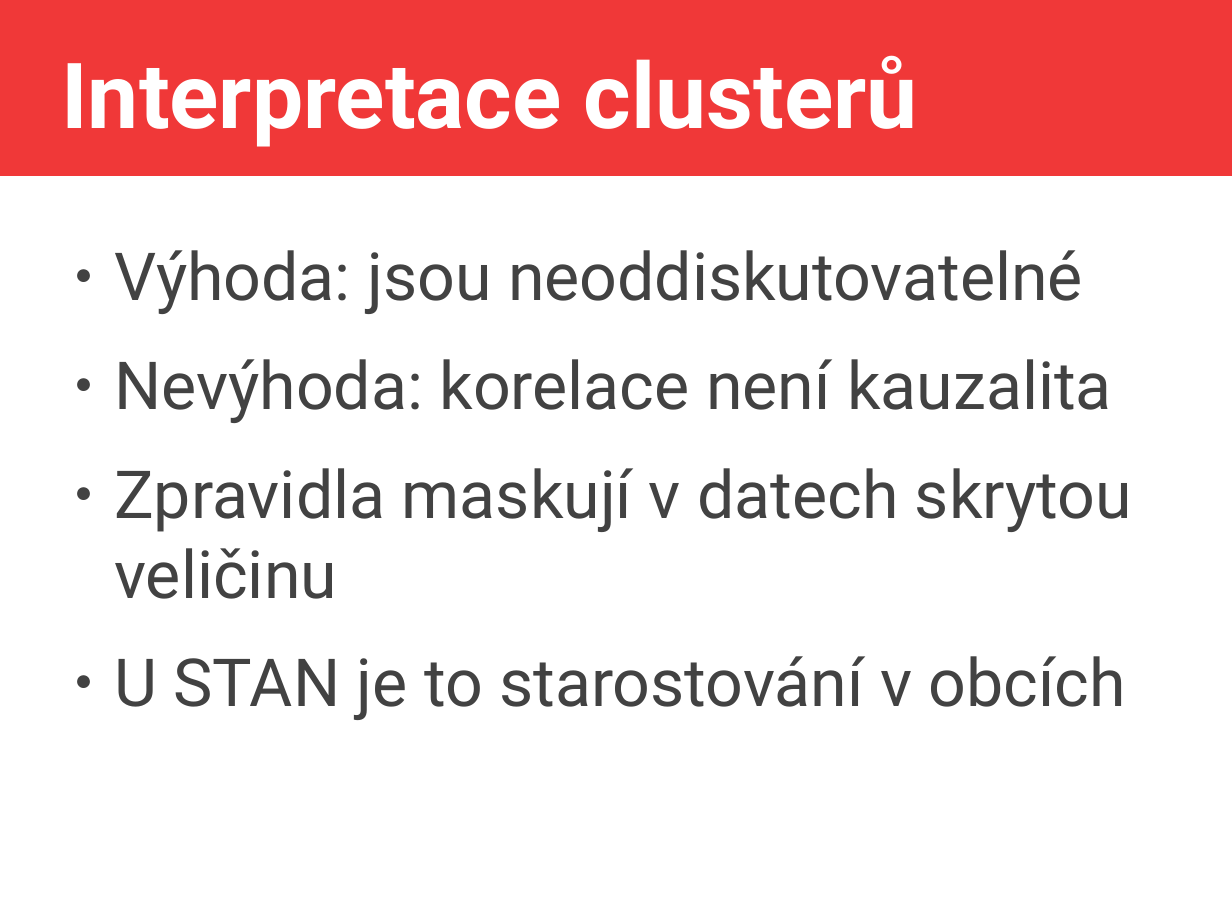
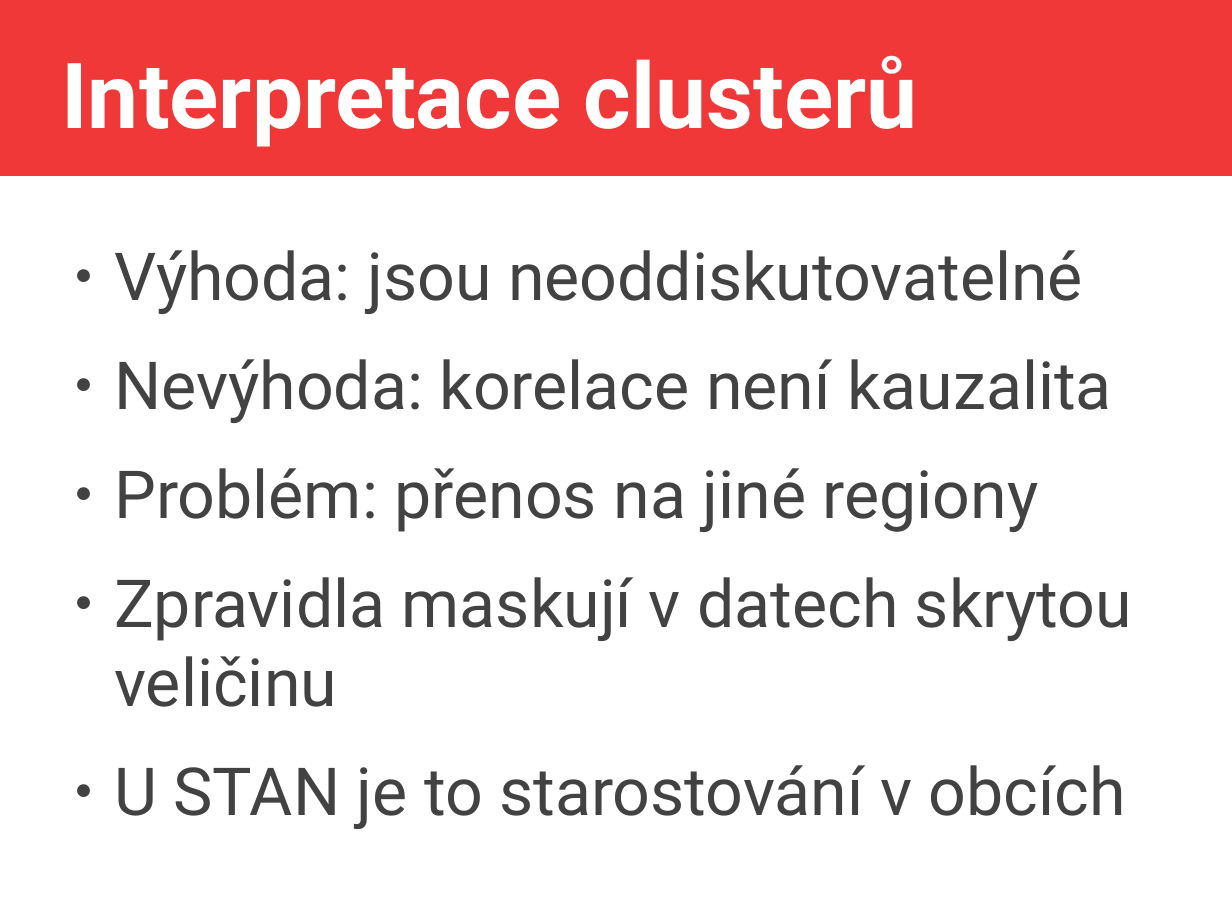
Before and after one commit to jlacko/4EK418, a slide deck: slide 16 of prez/4 -advanced calculations.odp (slide 15 before the commit). Drawn at 1232x924 pixels with LibreOffice and Linux fonts; fonts in the diff are those of the drawing. Boxes give left, top, right and bottom in pixels: in the first picture for what was removed or moved away, otherwise in the second. Text is boxed around its words. In the diff, an @@ line names an element or a change of style, - is before the commit and + after.

```diff
--- a/prez/4 -advanced calculations.odp
+++ b/prez/4 -advanced calculations.odp
@@ text at [114, 468, 1039, 532]: paragraph added @@
+● Problém: přenos na jiné regiony
```
Also in this commit, not shown: 2 other slides changed, 1 slide added, 3 other files.
